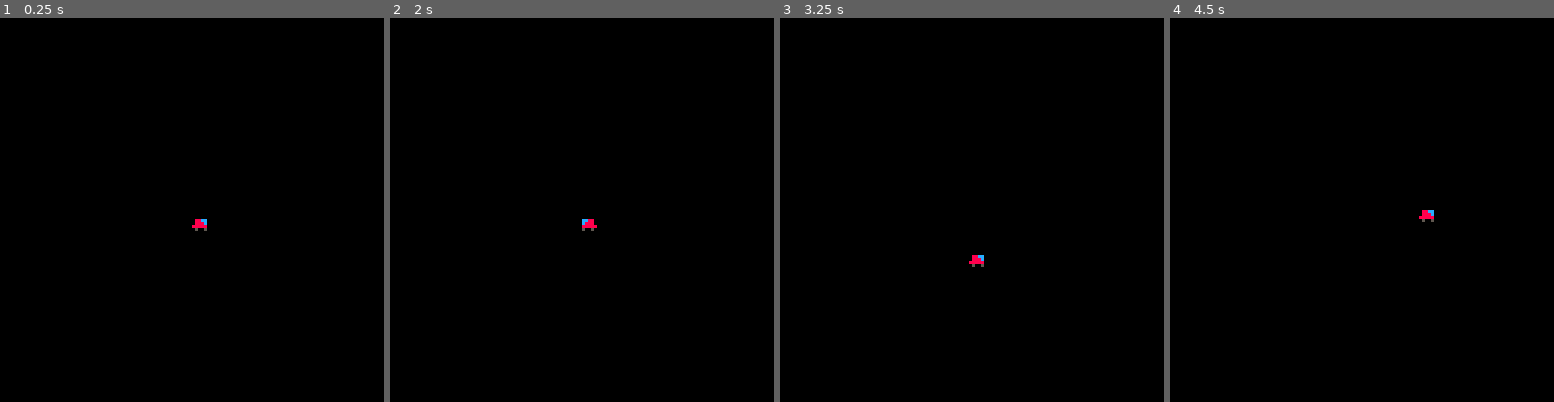
Above: before the commit, frames 1-4 (left to right).
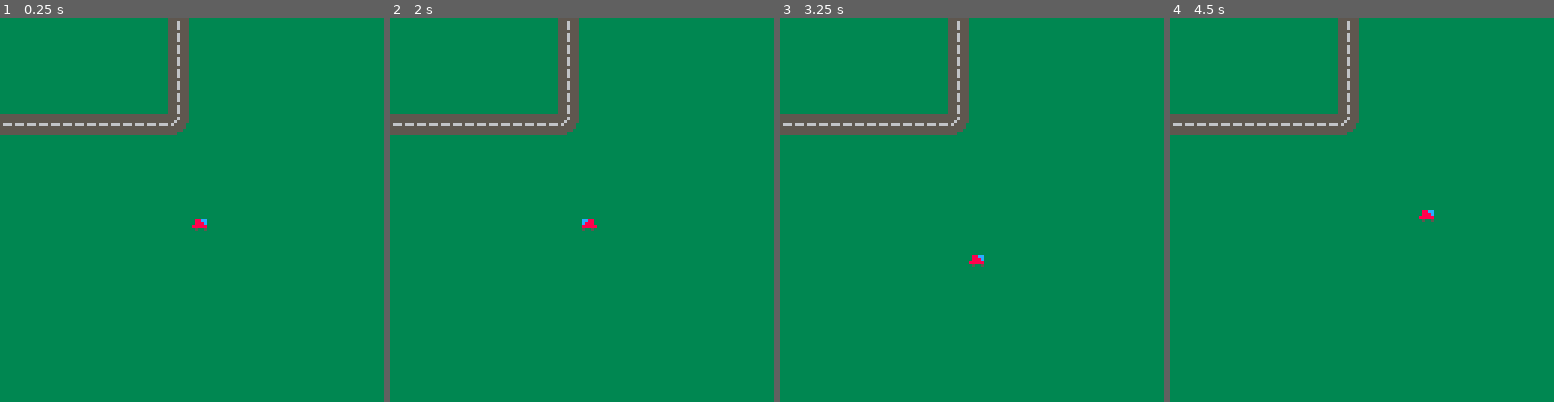
Above: after the commit, the same moments.

Repository: markedup/spacecat-pico-8-crash-course
Game: PICO-8 cartridge spacecat-crash-course.p8
Same seed, same stepped clock (60 frames per second), same inputs: the game is played once before the commit and once after it.
Inputs:
- Up to frame 1 (0.25 s): no input
- Up to frame 2 (2 s): hold Left from 1.97 s (still down)
- Up to frame 3 (3.25 s): release Left at 2.37 s; hold Down 2.42-2.82 s; hold Right from 2.87 s (still down)
- Up to frame 4 (4.5 s): release Right at 3.53 s; hold Up 3.58-4.08 s; hold Right from 4.13 s (still down)

The runs differ from the first frame. In frame 1, 100% of the frame differs, in the area x 0-100%, y 0-100%; in frame 2, 100%; in frame 3, 100%; in frame 4, 100%.

Commit message:
Video 4 - basic map

Diff:
--- a/spacecat-crash-course.p8
+++ b/spacecat-crash-course.p8
@@ -4,14 +4,12 @@
 function _init()
 
 	player={
-		x=63,
-		y=63,
-		fx=false,
-		fy=false,
-		sp=1,
-		cm=true,
-		cw=true
-		}
+		 x=63,
+		 y=63,
+		 fx=false,
+		 fy=false,
+		 sp=1
+	}
 
 end
 
@@ -46,6 +44,7 @@
 
 function _draw()
   cls()
+  map()
   spr(player.sp,player.x,player.y,1,1,player.fx,player.fy)
 end
 
@@ -58,3 +57,55 @@
 
 
 
+…(24 lines of a section not shown)…
+__map__
+1c1c1c1c1c1c1c2c1c1c1c1c1c1c1c1c1c1c1c1c1c1c1c1c1c1c1c1c1c1c1c1c1c1c1c1c1c1c1c1c1c1c1c1c1c1c1c1c1c1c1c1c1c1c1c1c1c0000000000000000000000000000000000000000000000000000000000000000000000000000000000000000000000000000000000000000000000000000000000000000000000
+1c1c1c1c1c1c1c2c1c1c1c1c1c1c1c1c1c1c1c1c1c1c1c1c1c1c1c1c1c1c1c1c1c1c1c1c1c1c1c1c1c1c1c1c1c1c1c1c1c1c1c1c1c1c1c1c1c0000000000000000000000000000000000000000000000000000000000000000000000000000000000000000000000000000000000000000000000000000000000000000000000
+1c1c1c1c1c1c1c2c1c1c1c1c1c1c1c1c1c1c1c1c1c1c1c1c1c1c1c1c1c1c1c1c1c1c1c1c1c1c1c1c1c1c1c1c1c1c1c1c1c1c1c1c1c1c1c1c1c0000000000000000000000000000000000000000000000000000000000000000000000000000000000000000000000000000000000000000000000000000000000000000000000
+1c1c1c1c1c1c1c2c1c1c1c1c1c1c1c1c1c1c1c1c1c1c1c1c1c1c1c1c1c1c1c1c1c1c1c1c1c1c1c1c1c1c1c1c1c1c1c1c1c1c1c1c1c1c1c1c1c0000000000000000000000000000000000000000000000000000000000000000000000000000000000000000000000000000000000000000000000000000000000000000000000
+3b3b3b3b3b3b3b3c1c1c1c1c1c1c1c1c1c1c1c1c1c1c1c1c1c1c1c1c1c1c1c1c1c1c1c1c1c1c1c1c1c1c1c1c1c1c1c1c1c1c1c1c1c1c1c1c1c0000000000000000000000000000000000000000000000000000000000000000000000000000000000000000000000000000000000000000000000000000000000000000000000
+1c1c1c1c1c1c1c1c1c1c1c1c1c1c1c1c1c1c1c1c1c1c1c1c1c1c1c1c1c1c1c1c1c1c1c1c1c1c1c1c1c1c1c1c1c1c1c1c1c1c1c1c1c1c1c1c1c0000000000000000000000000000000000000000000000000000000000000000000000000000000000000000000000000000000000000000000000000000000000000000000000
+1c1c1c1c1c1c1c1c1c1c1c1c1c1c1c1c1c1c1c1c1c1c1c1c1c1c1c1c1c1c1c1c1c1c1c1c1c1c1c1c1c1c1c1c1c1c1c1c1c1c1c1c1c1c1c1c1c0000000000000000000000000000000000000000000000000000000000000000000000000000000000000000000000000000000000000000000000000000000000000000000000
+1c1c1c1c1c1c1c1c1c1c1c1c1c1c1c1c1c1c1c1c1c1c1c1c1c1c1c1c1c1c1c1c1c1c1c1c1c1c1c1c1c1c1c1c1c1c1c1c1c1c1c1c1c1c1c1c1c0000000000000000000000000000000000000000000000000000000000000000000000000000000000000000000000000000000000000000000000000000000000000000000000
+1c1c1c1c1c1c1c1c1c1c1c1c1c1c1c1c1c1c1c1c1c1c1c1c1c1c1c1c1c1c1c1c1c1c1c1c1c1c1c1c1c1c1c1c1c1c1c1c1c1c1c1c1c1c1c1c1c0000000000000000000000000000000000000000000000000000000000000000000000000000000000000000000000000000000000000000000000000000000000000000000000
+1c1c1c1c1c1c1c1c1c1c1c1c1c1c1c1c1c1c1c1c1c1c1c1c1c1c1c1c1c1c1c1c1c1c1c1c1c1c1c1c1c1c1c1c1c1c1c1c1c1c1c1c1c1c1c1c1c0000000000000000000000000000000000000000000000000000000000000000000000000000000000000000000000000000000000000000000000000000000000000000000000
+1c1c1c1c1c1c1c1c1c1c1c1c1c1c1c1c1c1c1c1c1c1c1c1c1c1c1c1c1c1c1c1c1c1c1c1c1c1c1c1c1c1c1c1c1c1c1c1c1c1c1c1c1c1c1c1c1c0000000000000000000000000000000000000000000000000000000000000000000000000000000000000000000000000000000000000000000000000000000000000000000000
+1c1c1c1c1c1c1c1c1c1c1c1c1c1c1c1c1c1c1c1c1c1c1c1c1c1c1c1c1c1c1c1c1c1c1c1c1c1c1c1c1c1c1c1c1c1c1c1c1c1c1c1c1c1c1c1c1c0000000000000000000000000000000000000000000000000000000000000000000000000000000000000000000000000000000000000000000000000000000000000000000000
+1c1c1c1c1c1c1c1c1c1c1c1c1c1c1c1c1c1c1c1c1c1c1c1c1c1c1c1c1c1c1c1c1c1c1c1c1c1c1c1c1c1c1c1c1c1c1c1c1c1c1c1c1c1c1c1c1c0000000000000000000000000000000000000000000000000000000000000000000000000000000000000000000000000000000000000000000000000000000000000000000000
+1c1c1c1c1c1c1c1c1c1c1c1c1c1c1c1c1c1c1c1c1c1c1c1c1c1c1c1c1c1c1c1c1c1c1c1c1c1c1c1c1c1c1c1c1c1c1c1c1c1c1c1c1c1c1c1c1c0000000000000000000000000000000000000000000000000000000000000000000000000000000000000000000000000000000000000000000000000000000000000000000000
+1c1c1c1c1c1c1c1c1c1c1c1c1c1c1c1c1c1c1c1c1c1c1c1c1c1c1c1c1c1c1c1c1c1c1c1c1c1c1c1c1c1c1c1c1c1c1c1c1c1c1c1c1c1c1c1c1c0000000000000000000000000000000000000000000000000000000000000000000000000000000000000000000000000000000000000000000000000000000000000000000000
+1c1c1c1c1c1c1c1c1c1c1c1c1c1c1c1c1c1c1c1c1c1c1c1c1c1c1c1c1c1c1c1c1c1c1c1c1c1c1c1c1c1c1c1c1c1c1c1c1c1c1c1c1c1c1c1c1c0000000000000000000000000000000000000000000000000000000000000000000000000000000000000000000000000000000000000000000000000000000000000000000000
+1c1c1c1c1c1c1c1c1c1c1c1c1c1c1c1c1c1c1c1c1c1c1c1c1c1c1c1c1c1c1c1c1c1c1c1c1c1c1c1c1c1c1c1c1c1c1c1c1c1c1c1c1c1c1c1c1c0000000000000000000000000000000000000000000000000000000000000000000000000000000000000000000000000000000000000000000000000000000000000000000000
+1c1c1c1c1c1c1c1c1c1c1c1c1c1c1c1c1c1c1c1c1c1c1c1c1c1c1c1c1c1c1c1c1c1c1c1c1c1c1c1c1c1c1c1c1c1c1c1c1c1c1c1c1c1c1c1c1c0000000000000000000000000000000000000000000000000000000000000000000000000000000000000000000000000000000000000000000000000000000000000000000000
+1c1c1c1c1c1c1c1c1c1c1c1c1c1c1c1c1c1c1c1c1c1c1c1c1c1c1c1c1c1c1c1c1c1c1c1c1c1c1c1c1c1c1c1c1c1c1c1c1c1c1c1c1c1c1c1c1c0000000000000000000000000000000000000000000000000000000000000000000000000000000000000000000000000000000000000000000000000000000000000000000000
+1c1c1c1c1c1c1c1c1c1c1c1c1c1c1c1c1c1c1c1c1c1c1c1c1c1c1c1c1c1c1c1c1c1c1c1c1c1c1c1c1c1c1c1c1c1c1c1c1c1c1c1c1c1c1c1c1c0000000000000000000000000000000000000000000000000000000000000000000000000000000000000000000000000000000000000000000000000000000000000000000000
+1c1c1c1c1c1c1c1c1c1c1c1c1c1c1c1c1c1c1c1c1c1c1c1c1c1c1c1c1c1c1c1c1c1c1c1c1c1c1c1c1c1c1c1c1c1c1c1c1c1c1c1c1c1c1c1c1c0000000000000000000000000000000000000000000000000000000000000000000000000000000000000000000000000000000000000000000000000000000000000000000000
+1c1c1c1c1c1c1c1c1c1c1c1c1c1c1c1c1c1c1c1c1c1c1c1c1c1c1c1c1c1c1c1c1c1c1c1c1c1c1c1c1c1c1c1c1c1c1c1c1c1c1c1c1c1c1c1c1c0000000000000000000000000000000000000000000000000000000000000000000000000000000000000000000000000000000000000000000000000000000000000000000000
+1c1c1c1c1c1c1c1c1c1c1c1c1c1c1c1c1c1c1c1c1c1c1c1c1c1c1c1c1c1c1c1c1c1c1c1c1c1c1c1c1c1c1c1c1c1c1c1c1c1c1c1c1c1c1c1c1c0000000000000000000000000000000000000000000000000000000000000000000000000000000000000000000000000000000000000000000000000000000000000000000000
+1c1c1c1c1c1c1c1c1c1c1c1c1c1c1c1c1c1c1c1c1c1c1c1c1c1c1c1c1c1c1c1c1c1c1c1c1c1c1c1c1c1c1c1c1c1c1c1c1c1c1c1c1c1c1c1c1c0000000000000000000000000000000000000000000000000000000000000000000000000000000000000000000000000000000000000000000000000000000000000000000000
+1c1c1c1c1c1c1c1c1c1c1c1c1c1c1c1c1c1c1c1c1c1c1c1c1c1c1c1c1c1c1c1c1c1c1c1c1c1c1c1c1c1c1c1c1c1c1c1c1c1c1c1c1c1c1c1c1c0000000000000000000000000000000000000000000000000000000000000000000000000000000000000000000000000000000000000000000000000000000000000000000000
+1c1c1c1c1c1c1c1c1c1c1c1c1c1c1c1c1c1c1c1c1c1c1c1c1c1c1c1c1c1c1c1c1c1c1c1c1c1c1c1c1c1c1c1c1c1c1c1c1c1c1c1c1c1c1c1c1c0000000000000000000000000000000000000000000000000000000000000000000000000000000000000000000000000000000000000000000000000000000000000000000000
+1c1c1c1c1c1c1c1c1c1c1c1c1c1c1c1c1c1c1c1c1c1c1c1c1c1c1c1c1c1c1c1c1c1c1c1c1c1c1c1c1c1c1c1c1c1c1c1c1c1c1c1c1c1c1c1c1c0000000000000000000000000000000000000000000000000000000000000000000000000000000000000000000000000000000000000000000000000000000000000000000000
Not shown, changed: 24 lines of the sprite sheet (__gfx__) section of spacecat-crash-course.p8
